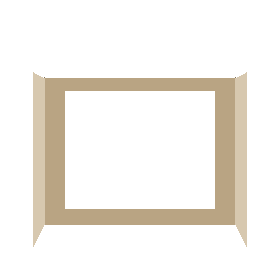
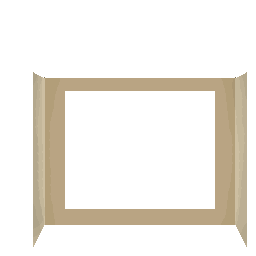
Before/after of a 256×256 layered artwork. What changed in the layer stack:
added layer "Layer 1" above "TheaterWall" over 33, 72, 247, 247
